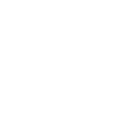
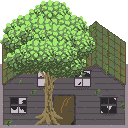
The second 128×128 image is a revision of the first. Changes to its layers:
added layer "BigTree" above "Layer 1" over [0, 0, 95, 126]
showed "Layer 1" over [0, 13, 128, 128]
